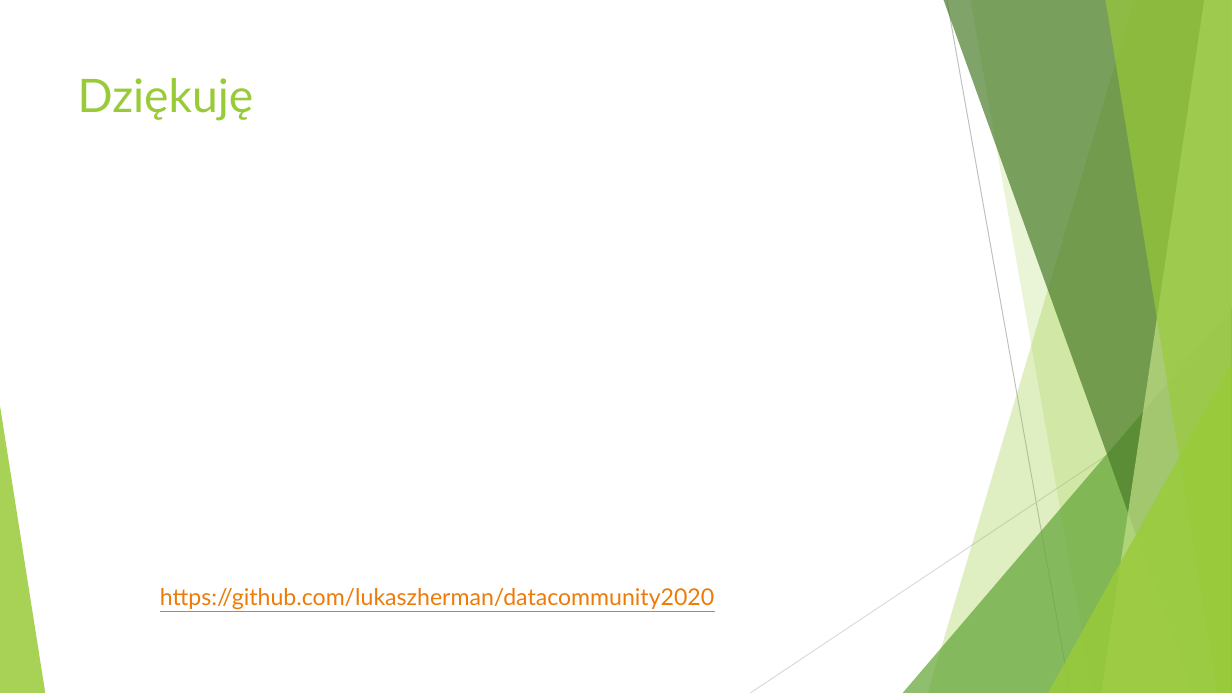
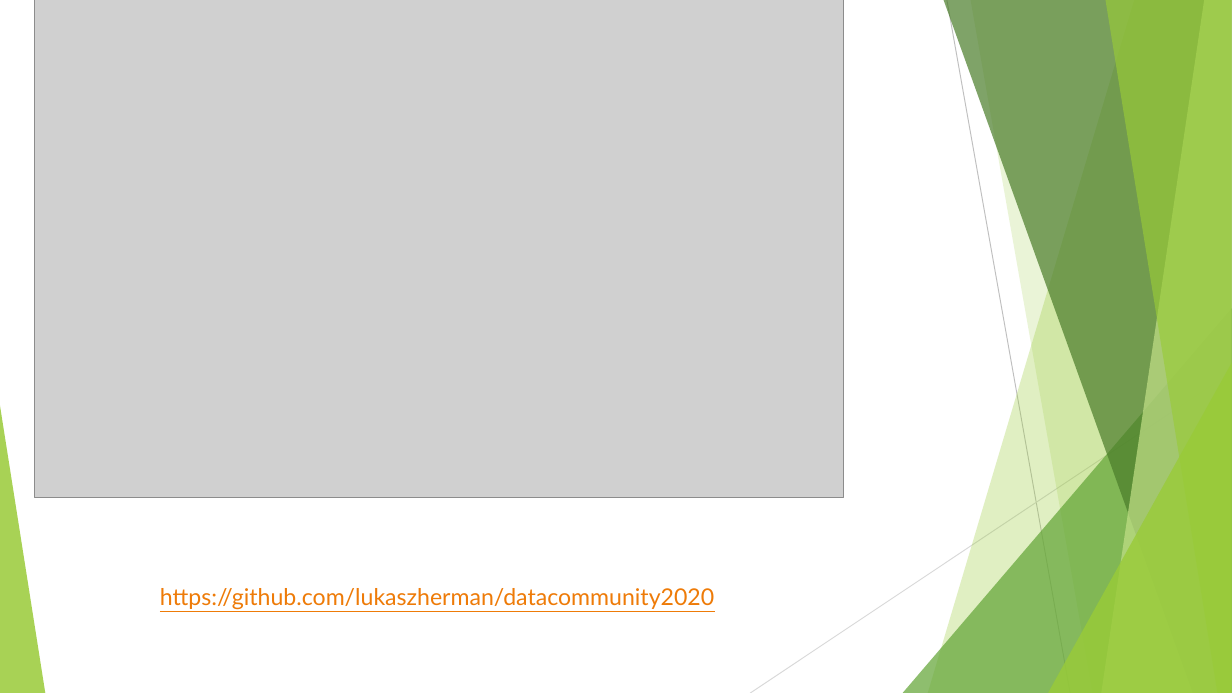
Before and after one commit to lukaszherman/datacommunity2020, a slide deck: slide 24 of MSSQL okiem DBA.pptx. Drawn at 1232x693 pixels with LibreOffice and Linux fonts; fonts in the diff are those of the drawing; grey boxes stand for pictures. Boxes give left, top, right and bottom in pixels: in the first picture for what was removed or moved away, otherwise in the second. Text is boxed around its words. In the diff, an @@ line names an element or a change of style, - is before the commit and + after.

```diff
--- a/MSSQL okiem DBA.pptx
+++ b/MSSQL okiem DBA.pptx
@@ picture added at [34, 0, 844, 497] @@
@@ title removed at [78, 78, 254, 121] @@
-Dziękuję
```
Also in this commit, not shown: 2 other slides changed.
